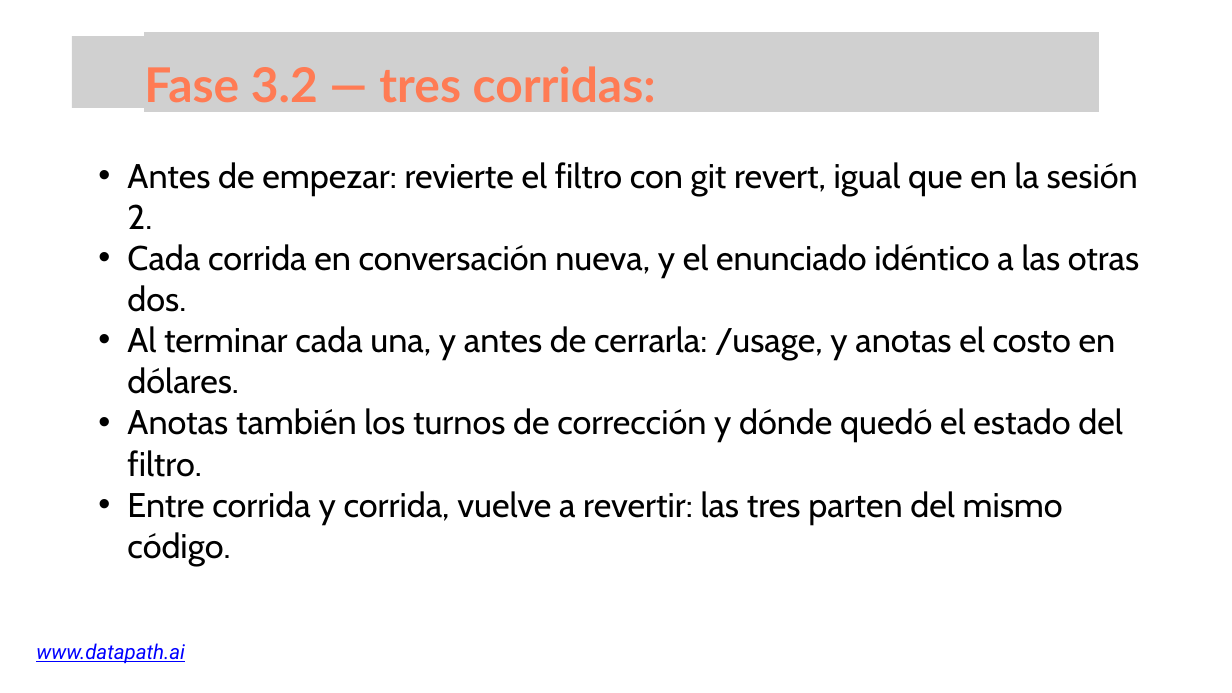
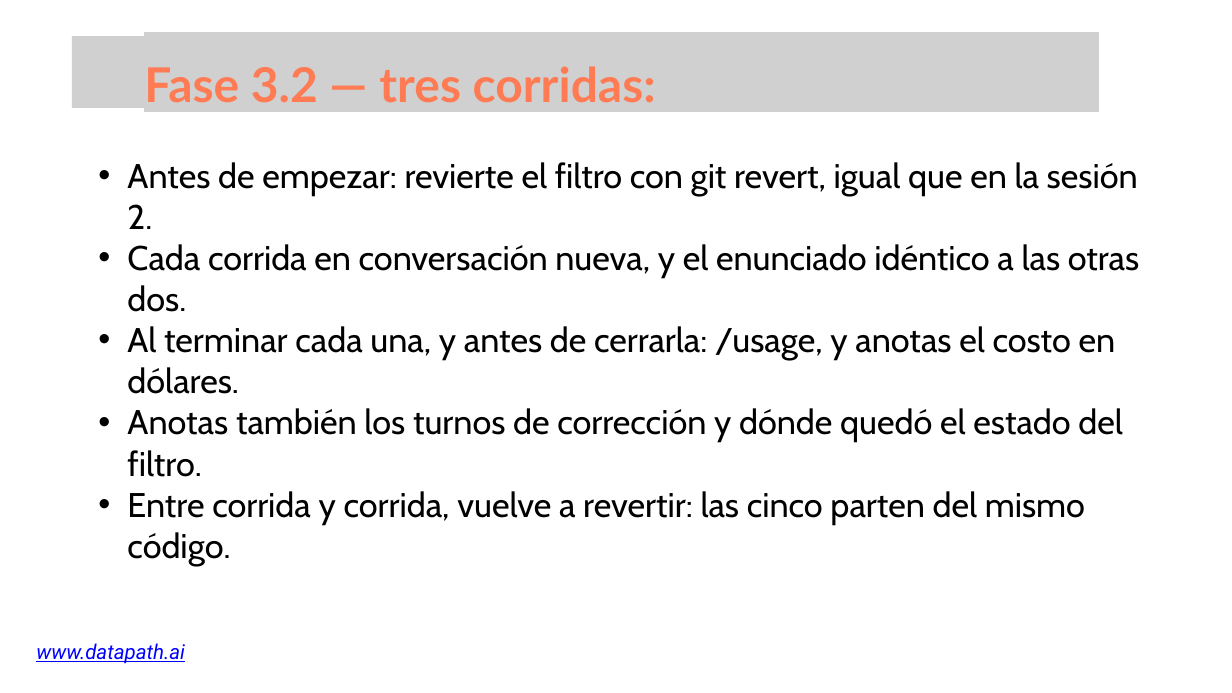
Before and after one commit to growlearnjo/merc_tech, a slide deck: slide 30 of doc_sesions/sesion3/Ed5_sesion3.pptx. Drawn at 1232x693 pixels with LibreOffice and Linux fonts; fonts in the diff are those of the drawing; grey boxes stand for pictures. Boxes give left, top, right and bottom in pixels: in the first picture for what was removed or moved away, otherwise in the second. Text is boxed around its words. In the diff, an @@ line names an element or a change of style, - is before the commit and + after.

```diff
--- a/doc_sesions/sesion3/Ed5_sesion3.pptx
+++ b/doc_sesions/sesion3/Ed5_sesion3.pptx
@@ text at <box>127,491,1085,566</box>: text changed @@
-  • Entre corrida y corrida, vuelve a revertir: las tres parten del mismo código.
+  • Entre corrida y corrida, vuelve a revertir: las cinco parten del mismo código.
```
Also in this commit, not shown: 8 other slides changed, 17 other files.
